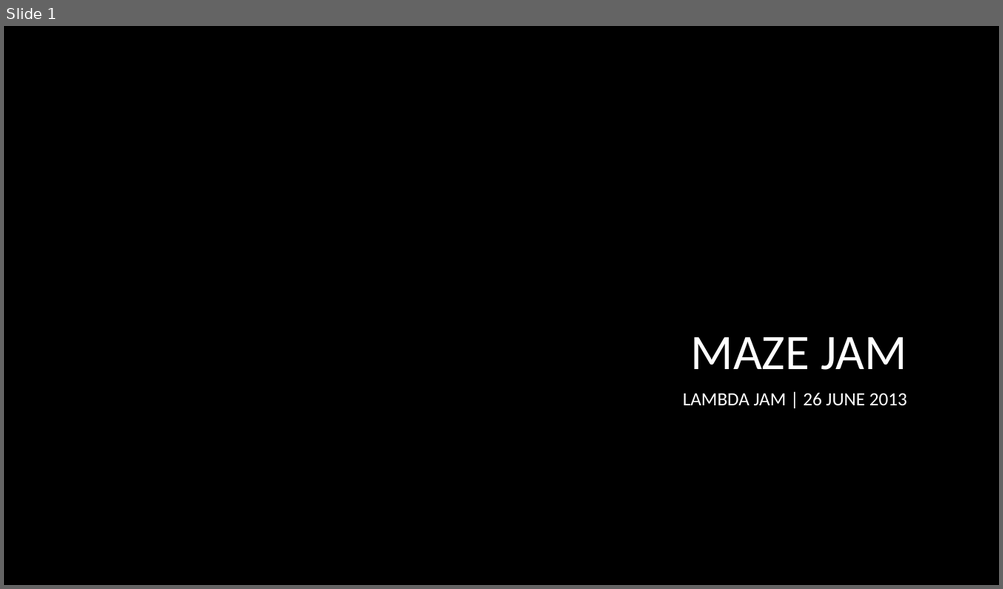
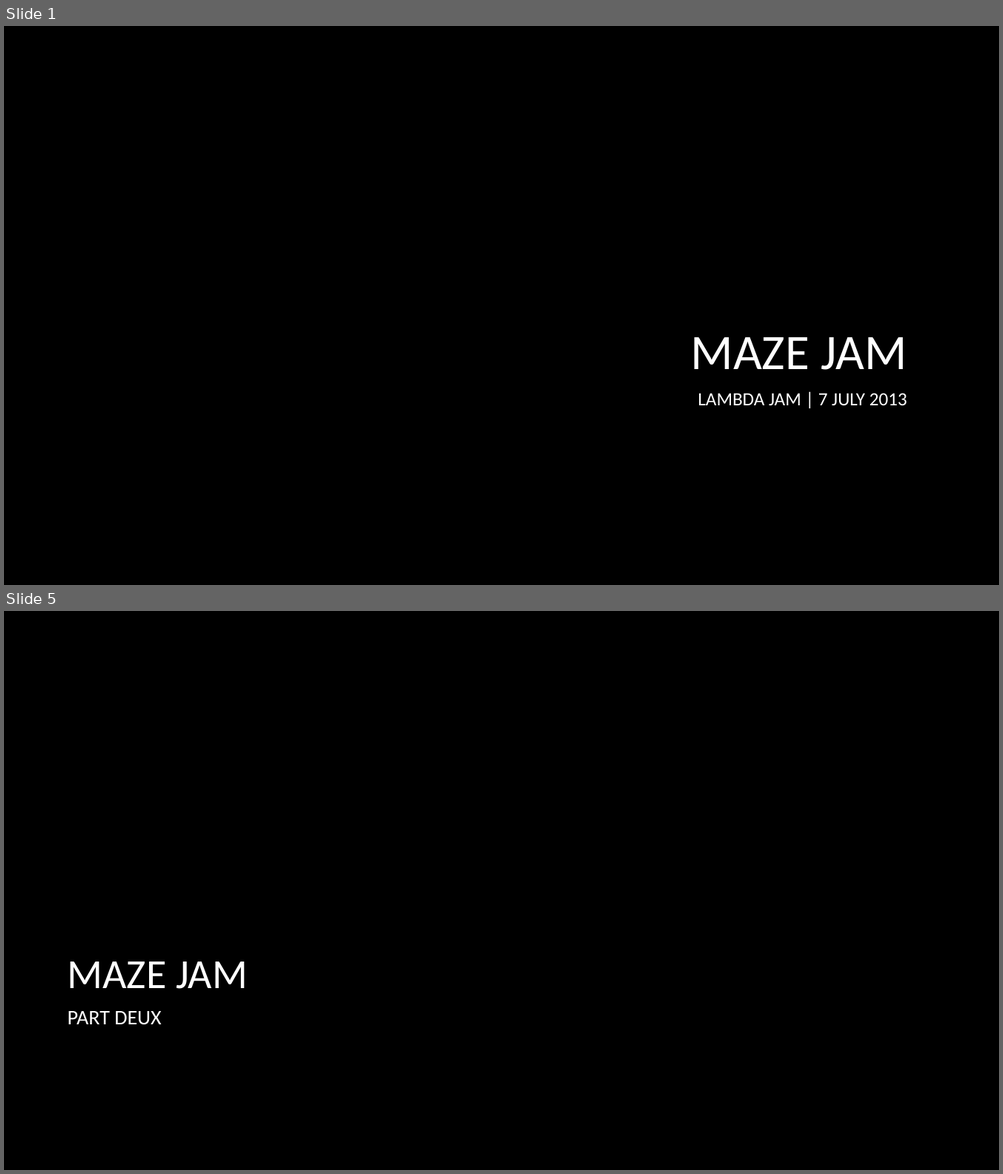
Before and after one commit to strangeloop/lambdajam2013, a slide deck: jams/maze/MazesJam.pptx. Shown one above the other, each under a label of ours: slide 1 before the commit, slides 1 and 5 after it; the slides between them are not shown. The pictures are 1003x589 and 1003x1174 pixels, drawn with LibreOffice and Linux fonts; fonts in the diff are those of the drawing; background and template pictures are left out. Boxes give left, top, right and bottom in pixels: in the first picture for what was removed or moved away, otherwise in the second. Text is boxed around its words. In the diff, an @@ line names an element or a change of style, - is before the commit and + after.

```diff
--- a/jams/maze/MazesJam.pptx
+++ b/jams/maze/MazesJam.pptx
@@ slide 5 added at [4, 611, 999, 1170], background picture (left out) @@
@@ title added at [68, 962, 247, 989], 40 pt, text #FFFFFF @@
+MAZE JAM
@@ text added at [68, 1011, 161, 1025], 20 pt, text #FFFFFF @@
+PART DEUX
@@ slide 1 changed as well @@
@@ subtitle at [697, 393, 907, 406]: text changed @@
-LAMBDA JAM | 26 JUNE 2013
+LAMBDA JAM | 7 JULY 2013
```
Also in this commit, not shown: 5 other slides added, 3 other files.
